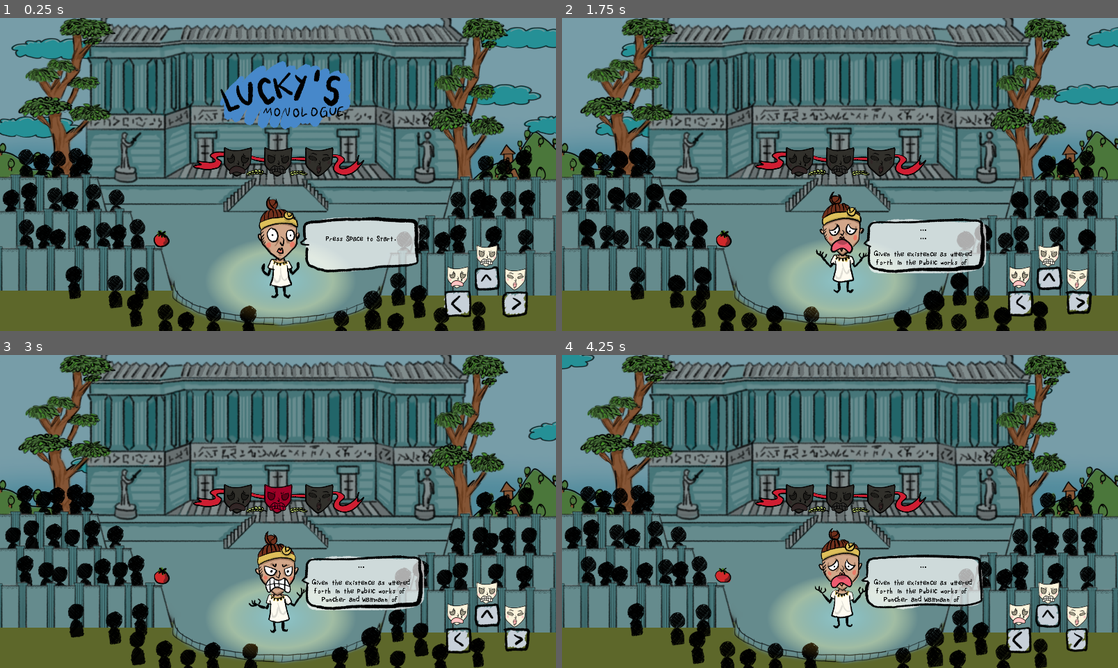
Above: before the commit, frames 1-4 (two rows, left to right).
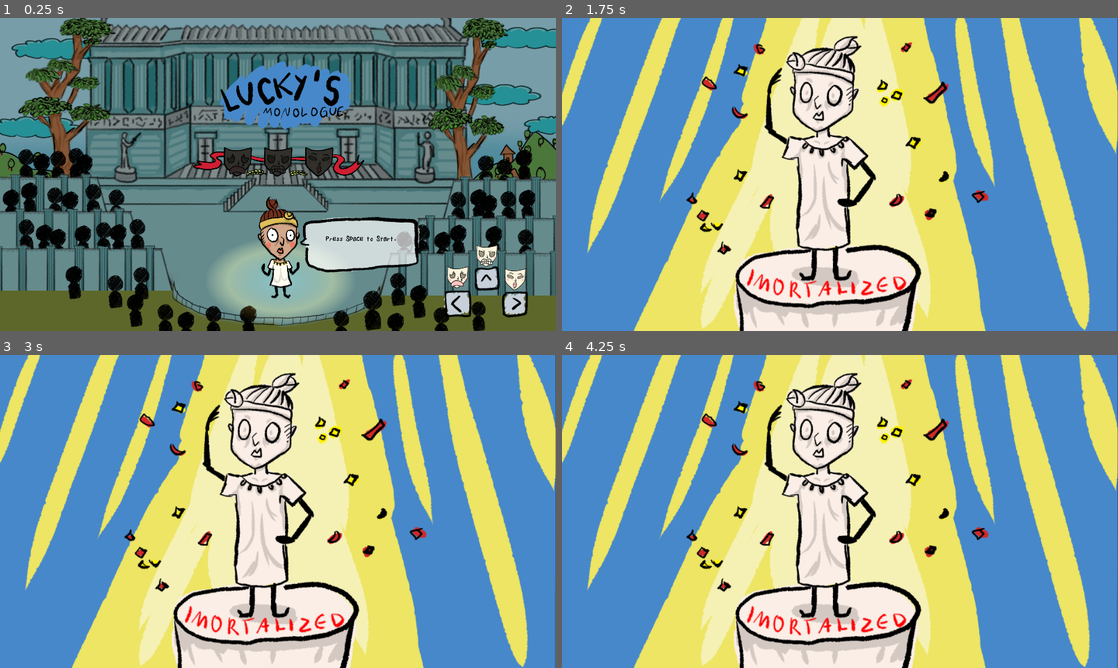
Above: after the commit, the same moments.

Repository: FaunaPolaris/microjam032
Game: Godot game, scene res://Emotions/match_game.tscn
Two runs of this game, one before a commit and one after it. Both use one fixed random seed, a clock stepped at 60 frames per second and the inputs below. Sound files missing from this copy of the repository are replaced by a short silence.
Inputs:
- Up to frame 1 (0.25 s): no input
- Up to frame 2 (1.75 s): tap Space at 0.5 s; hold Right (ui_right) 0.53-1.28 s; tap Enter (ui_accept) at 0.6, 0.77, 1.07, 1.35, 1.52 s; hold Left (ui_left) from 1.28 s (still down)
- Up to frame 3 (3 s): tap Enter (ui_accept) at 1.82, 2.1, 2.85 s; release Left (ui_left) at 2.03 s; hold Right (ui_right) 2.03-2.78 s; hold Up (ui_up) from 2.78 s (still down)
- Up to frame 4 (4.25 s): tap Enter (ui_accept) at 3.02, 3.32, 3.6, 3.77, 4.07 s; release Up (ui_up) at 3.53 s; hold Left (ui_left) from 3.53 s (still down)

The runs differ from the first frame. In frame 1, 0.1% of the frame differs, in the area x 27-31%, y 67-74%; in frame 2, 100%; in frame 3, 100%, in the area x 0-100%, y 0-100%; in frame 4, 100%.

Commit message:
strying to export

Diff:
--- a/Emotions/Scripts/game.gd
+++ b/Emotions/Scripts/game.gd
@@ -6,6 +6,8 @@
 const SadMatch = preload("res://Emotions/sad_match.tscn")
 const AngryMatch = preload("res://Emotions/angry_match.tscn")
 const IntenseMatch = preload("res://Emotions/intense_match.tscn")
+const end_game = preload("res://end_game.tscn")
+
 
 var random = 0
 var RNG = RandomNumberGenerator.new()
@@ -47,8 +49,6 @@
 		if current_time >= calculate_spawn_time(marker["time"]):
 			spawn_note(marker["note"])
 			current_marker_index += 1
-	print("hits: ", Global.hit)
-	print("miss: ",  Global.miss)
 
 func calculate_spawn_time(match_time: float) -> float:
 	var distance = $Match/angry_match_marker.global_position.y - $Creation/angry_marker.global_position.y
@@ -61,13 +61,19 @@
 	audio_player = AudioStreamPlayer.new()
 	add_child(audio_player)
 
-	var audio_stream = preload("res://monologue.mp3")
+	audio_player.finished.connect(_on_audio_finished)
+	var audio_stream = load("res://monologue.mp3")
 	audio_player.stream = audio_stream
 	audio_player.bus = "Master"
 
 	AudioServer.add_bus_effect(AUDIO_BUS_INDEX_MAIN, AudioEffectPitchShift.new())
 	pitch_shift_effect = AudioServer.get_bus_effect(AUDIO_BUS_INDEX_MAIN, 0)
 	pitch_shift_effect.pitch_scale = 1.6
+
+func	_on_audio_finished():
+	print("hits: ", Global.hit)
+	print("miss: ",  Global.miss)
+	get_tree().change_scene_to_packed(end_game)
 
 func load_markers_from_csv(file_path: String):
 	var file = FileAccess.open(file_path, FileAccess.READ)
--- a/Emotions/match_game.tscn
+++ b/Emotions/match_game.tscn
@@ -6,8 +6,7 @@
 [ext_resource type="FontFile" uid="uid://oyyrn07bj2hj" path="res://assets/font.png" id="4_okqec"]
 [ext_resource type="Texture2D" uid="uid://c4y3s45irlxsx" path="res://assets/logo.png" id="5_d37a6"]
 [ext_resource type="Script" path="res://text.gd" id="5_tv51t"]
-[ext_resource type="PackedScene" path="res://keys.tscn" id="6_vhlq5"]
-[ext_resource type="Texture2D" uid="uid://cmicpww744lyp" path="res://assets/tomato.png" id="8_se4pq"]
+[ext_resource type="PackedScene" uid="uid://cd0dt0fax7g8p" path="res://keys.tscn" id="6_vhlq5"]
 
 [sub_resource type="LabelSettings" id="LabelSettings_lcebt"]
 font = ExtResource("4_okqec")
@@ -36,35 +35,6 @@
 }, {
 "duration": 1.0,
 "texture": SubResource("AtlasTexture_p8fnx")
-}],
-"loop": true,
-"name": &"default",
-"speed": 5.0
-}]
-
-[sub_resource type="AtlasTexture" id="AtlasTexture_n6jq5"]
-atlas = ExtResource("8_se4pq")
-region = Rect2(0, 0, 100, 100)
-
-[sub_resource type="AtlasTexture" id="AtlasTexture_sv532"]
-atlas = ExtResource("8_se4pq")
-region = Rect2(100, 0, 100, 100)
-
-[sub_resource type="AtlasTexture" id="AtlasTexture_enobl"]
-atlas = ExtResource("8_se4pq")
-region = Rect2(200, 0, 100, 100)
-
-[sub_resource type="SpriteFrames" id="SpriteFrames_ch3f5"]
-animations = [{
-"frames": [{
-"duration": 1.0,
-"texture": SubResource("AtlasTexture_n6jq5")
-}, {
-"duration": 1.0,
-"texture": SubResource("AtlasTexture_sv532")
-}, {
-"duration": 1.0,
-"texture": SubResource("AtlasTexture_enobl")
 }],
 "loop": true,
 "name": &"default",
@@ -131,11 +101,5 @@
 [node name="keys" parent="." instance=ExtResource("6_vhlq5")]
 position = Vector2(1684, 900)
 
-[node name="tomato" type="AnimatedSprite2D" parent="."]
-position = Vector2(561, 762)
-scale = Vector2(0.77, 0.77)
-sprite_frames = SubResource("SpriteFrames_ch3f5")
-autoplay = "default"
-
 [connection signal="timeout" from="Timer" to="." method="_on_timer_timeout"]
 [connection signal="timeout" from="Label/text_speed" to="Label" method="_on_text_speed_timeout"]
--- a/default_bus_layout.tres
+++ /dev/null
@@ -1,3 +0,0 @@
-[gd_resource type="AudioBusLayout" format=3 uid="uid://bggugvgksnaib"]
-
-[resource]
--- /dev/null
+++ b/end_game.gd
@@ -0,0 +1,14 @@
+extends Node2D
+
+const game = preload("res://Emotions/match_game.tscn")
+
+func _process(delta: float) -> void:
+	if Global.miss < 60:
+		$imortalized.show()
+	else:
+		$ridiculed.show()
+	if Input.is_action_just_pressed("ui_accept"):
+		print("restarting")
+		Global.miss = 0
+		Global.hit = 0
+		get_tree().change_scene_to_packed(game)
--- /dev/null
+++ b/end_game.tscn
@@ -0,0 +1,72 @@
+[gd_scene load_steps=11 format=3 uid="uid://c5vcdl4lrmjcx"]
+
+[ext_resource type="Texture2D" uid="uid://bikhbwwxbo7gl" path="res://assets/lose screen.png" id="1_82t7j"]
+[ext_resource type="Script" path="res://end_game.gd" id="1_qybm1"]
+[ext_resource type="Texture2D" uid="uid://dpn8e4lht70lb" path="res://assets/win screen.png" id="2_tvpy1"]
+
+[sub_resource type="AtlasTexture" id="AtlasTexture_0nal4"]
+atlas = ExtResource("2_tvpy1")
+region = Rect2(0, 0, 960, 540)
+
+[sub_resource type="AtlasTexture" id="AtlasTexture_2e77b"]
+atlas = ExtResource("2_tvpy1")
+region = Rect2(960, 0, 960, 540)
+
+[sub_resource type="SpriteFrames" id="SpriteFrames_7rhmx"]
+animations = [{
+"frames": [{
+"duration": 1.0,
+"texture": SubResource("AtlasTexture_0nal4")
+}, {
+"duration": 1.0,
+"texture": SubResource("AtlasTexture_2e77b")
+}],
+"loop": true,
+"name": &"default",
+"speed": 5.0
+}]
+
+[sub_resource type="AtlasTexture" id="AtlasTexture_pica0"]
+atlas = ExtResource("1_82t7j")
+region = Rect2(0, 0, 960, 540)
+
+[sub_resource type="AtlasTexture" id="AtlasTexture_766e6"]
+atlas = ExtResource("1_82t7j")
+region = Rect2(960, 0, 960, 540)
+
+[sub_resource type="AtlasTexture" id="AtlasTexture_elnsu"]
+atlas = ExtResource("1_82t7j")
+region = Rect2(1920, 0, 960, 540)
+
+[sub_resource type="SpriteFrames" id="SpriteFrames_0dvx3"]
+animations = [{
+"frames": [{
+"duration": 1.0,
+"texture": SubResource("AtlasTexture_pica0")
+}, {
+"duration": 1.0,
+"texture": SubResource("AtlasTexture_766e6")
+}, {
+"duration": 1.0,
+"texture": SubResource("AtlasTexture_elnsu")
+}],
+"loop": true,
+"name": &"default",
+"speed": 5.0
+}]
+
+[node name="end_game" type="Node2D"]
+script = ExtResource("1_qybm1")
+
+[node name="imortalized" type="AnimatedSprite2D" parent="."]
+visible = false
+scale = Vector2(2, 2)
+sprite_frames = SubResource("SpriteFrames_7rhmx")
+centered = false
+
+[node name="ridiculed" type="AnimatedSprite2D" parent="."]
+visible = false
+scale = Vector2(2, 2)
+sprite_frames = SubResource("SpriteFrames_0dvx3")
+autoplay = "default"
+centered = false
Not shown: 1 places in Emotions/match_game.tscn that only renumber resources
Binary file changed: input_keys.i.translation
Not shown, added: export/game.zip
